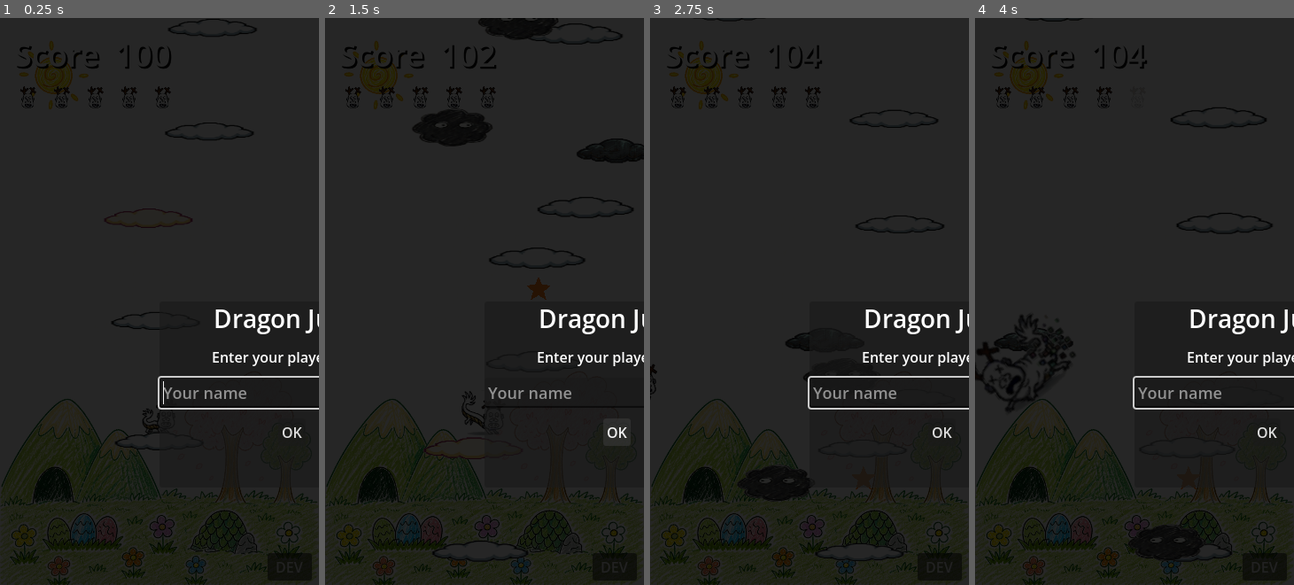
Above: before the commit, frames 1-4 (left to right).
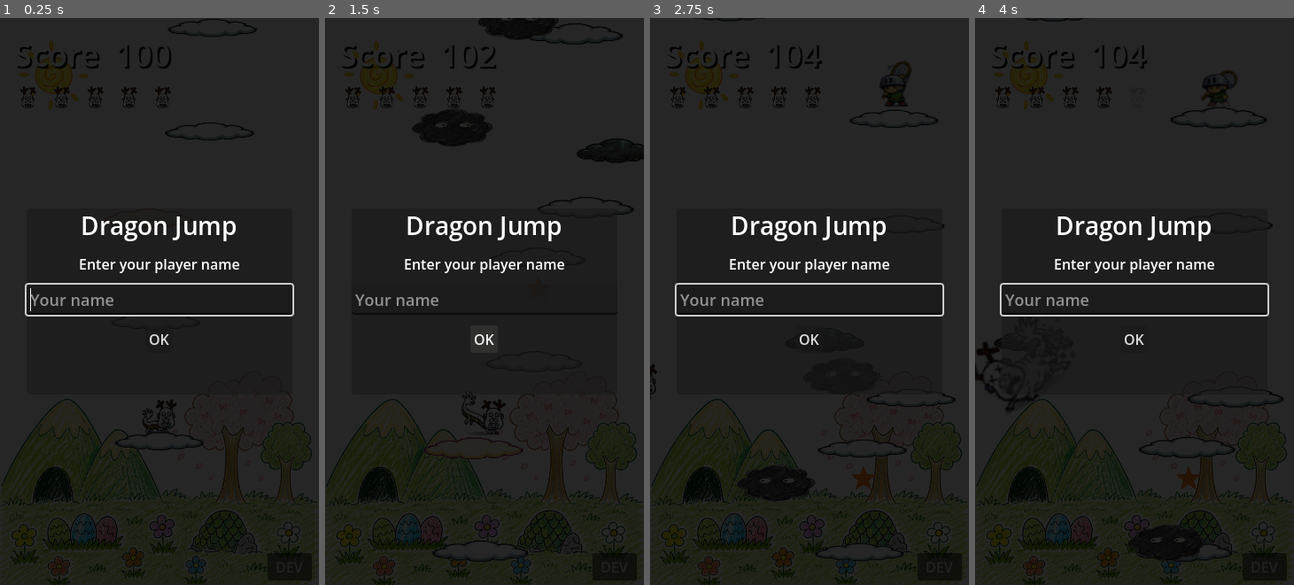
Above: after the commit, the same moments.

Repository: leo70623/Dragon_jump
Game: Godot game, scene res://main.tscn
The game is run twice, just before and just after one commit, with the same random seed, the same clock (stepped at 60 frames per second) and the same inputs. This scene is started directly instead of the project's main scene.
Inputs (mouse positions are in pixels of both pictures, inside the frame that each line leads up to):
- Up to frame 1 (0.25 s): no input
- Up to frame 2 (1.5 s): click "OK" at 0.5 s; click "OK" at 1.25 s
- Up to frame 3 (2.75 s): move the mouse to (879, 273) at 2.02 s; hold Right (ui_right) from 2.03 s (still down); click (879, 273) at 2.17 s
- Up to frame 4 (4 s): release Right (ui_right) at 2.75 s; drag from (1070, 329) to (1185, 550) at 2.77 s; move the mouse to (1166, 176) at 3.52 s; hold Left (ui_left) from 3.53 s (still down)

The runs differ from the first frame. In frame 1, 3.5% of the frame differs, in the area x 7-100%, y 35-75%; in frame 2, 2.8%; in frame 3, 3.8%, in the area x 7-100%, y 7-75%; in frame 4, 3.7%.

Commit message:
feat: 敵人圖片修復、踩踏動畫、掃光shader、排行榜修復
Co-Authored-By: Claude Sonnet 4.6 <noreply@anthropic.com>

Diff:
--- /dev/null
+++ b/assets/enemies/enemy_sweep.gdshader
@@ -0,0 +1,9 @@
+shader_type canvas_item;
+void fragment() {
+	vec4 col = texture(TEXTURE, UV);
+	float diagonal = UV.x + UV.y;
+	float sweep = pow(max(0.0, sin(diagonal * 3.14159 - TIME * 2.0)), 16.0);
+	float mask = col.a;
+	col.rgb += vec3(sweep * 0.8 * mask);
+	COLOR = col;
+}
--- a/enemy.gd
+++ b/enemy.gd
@@ -4,6 +4,7 @@
 signal hit_player
 
 var cloud_ref: Node2D = null
+var cloud_ref_half_h: float = 4.0
 var speed: float = 0.0
 var direction: float = 1.0
 var _dead: bool = false
@@ -15,6 +16,10 @@
 func _physics_process(delta: float) -> void:
 	if _dead or not is_instance_valid(cloud_ref):
 		return
+	if is_instance_valid(cloud_ref):
+		var cloud_half_h: float = 50.0 if cloud_ref.get("platform_type") == 3 else 4.0
+		print("[ENEMY Y] platform_type=%d  cloud_half_h=%f" % [cloud_ref.get("platform_type"), cloud_half_h])
+		global_position.y = cloud_ref.global_position.y - cloud_half_h - 32.0
 	if speed > 0.0:
 		position.x += speed * direction * delta
 		$AnimatedSprite2D.flip_h = direction < 0.0
@@ -28,6 +33,8 @@
 func die() -> void:
 	if _dead:
 		return
+	print("[DIE] 開始播放 hit 動畫，sprite_frames=%s" % str($AnimatedSprite2D.sprite_frames != null))
+	print("[DIE] 動畫列表：", $AnimatedSprite2D.sprite_frames.get_animation_names())
 	_dead = true
 	speed = 0.0
 	stomped.emit()
--- a/enemy.tscn
+++ b/enemy.tscn
@@ -3,22 +3,23 @@
 [ext_resource type="Script" path="res://enemy.gd" id="1_enemy"]
 [ext_resource type="Texture2D" path="res://assets/enemies/enemy_01.png" id="2_tex"]
 [ext_resource type="Texture2D" path="res://assets/enemies/enemy_hit.png" id="3_hit"]
+[ext_resource type="Shader" path="res://assets/enemies/enemy_sweep.gdshader" id="4_shader"]
 
 [sub_resource type="AtlasTexture" id="AT_0"]
 atlas = ExtResource("2_tex")
-region = Rect2(0, 0, 128, 128)
+region = Rect2(0, 0, 64, 64)
 
 [sub_resource type="AtlasTexture" id="AT_1"]
 atlas = ExtResource("2_tex")
-region = Rect2(128, 0, 128, 128)
+region = Rect2(64, 0, 64, 64)
 
 [sub_resource type="AtlasTexture" id="AT_2"]
 atlas = ExtResource("2_tex")
-region = Rect2(256, 0, 128, 128)
+region = Rect2(128, 0, 64, 64)
 
 [sub_resource type="AtlasTexture" id="AT_3"]
 atlas = ExtResource("2_tex")
-region = Rect2(384, 0, 128, 128)
+region = Rect2(192, 0, 64, 64)
 
 [sub_resource type="AtlasTexture" id="AT_4"]
 atlas = ExtResource("3_hit")
@@ -66,6 +67,9 @@
 "speed": 12.0
 }]
 
+[sub_resource type="ShaderMaterial" id="ShaderMat_1"]
+shader = ExtResource("4_shader")
+
 [sub_resource type="RectangleShape2D" id="RS_1"]
 size = Vector2(20, 20)
 
@@ -75,7 +79,8 @@
 script = ExtResource("1_enemy")
 
 [node name="AnimatedSprite2D" type="AnimatedSprite2D" parent="."]
-scale = Vector2(0.5, 0.5)
+scale = Vector2(1.0, 1.0)
+material = SubResource("ShaderMat_1")
 sprite_frames = SubResource("SF_1")
 
 [node name="CollisionShape2D" type="CollisionShape2D" parent="."]
--- a/item.gd
+++ b/item.gd
@@ -31,6 +31,10 @@
 		polygon.append(center + Vector2(cos(angle), sin(angle)) * r)
 	draw_polygon(polygon, PackedColorArray([color]))
 
+func _process(_delta: float) -> void:
+	if item_type == Type.EXTRA_LIFE:
+		modulate = Color(1.0, 1.0, 0.5 + sin(Time.get_ticks_msec() * 0.005) * 0.5, 1.0)
+
 func _on_body_entered(body: Node) -> void:
 	if _already_collected:
 		return
--- a/leaderboard.gd
+++ b/leaderboard.gd
@@ -131,8 +131,8 @@
 	var panel := PanelContainer.new()
 	panel.custom_minimum_size = Vector2(300, 210)
 	panel.set_anchors_preset(Control.PRESET_CENTER)
-	panel.grow_horizontal = Control.GROW_DIRECTION_END
-	panel.grow_vertical = Control.GROW_DIRECTION_END
+	panel.grow_horizontal = Control.GROW_DIRECTION_BOTH
+	panel.grow_vertical = Control.GROW_DIRECTION_BOTH
 	_name_dialog.add_child(panel)
 
 	var vbox := VBoxContainer.new()
@@ -195,8 +195,8 @@
 	_lb_panel = PanelContainer.new()
 	_lb_panel.custom_minimum_size = Vector2(320, 530)
 	_lb_panel.set_anchors_preset(Control.PRESET_CENTER)
-	_lb_panel.grow_horizontal = Control.GROW_DIRECTION_END
-	_lb_panel.grow_vertical = Control.GROW_DIRECTION_END
+	_lb_panel.grow_horizontal = Control.GROW_DIRECTION_BOTH
+	_lb_panel.grow_vertical = Control.GROW_DIRECTION_BOTH
 	_lb_overlay.add_child(_lb_panel)
 
 	var vbox := VBoxContainer.new()
--- a/main.gd
+++ b/main.gd
@@ -436,6 +436,9 @@
 func _try_spawn_enemy(p: Node2D, ptype: int) -> void:
 	if ptype != Platform.Type.NORMAL and ptype != Platform.Type.BRICK:
 		return
+	if p.speed != 0.0:
+		return
+	print("[ENEMY SPAWN] platform speed=%f" % p.speed)
 	_eligible_since_last_enemy += 1
 	var threshold := 2 if DEV_ENEMY_TEST else _get_enemy_threshold()
 	if _eligible_since_last_enemy < threshold:
@@ -447,11 +450,12 @@
 	var spd := 100.0 if score >= 400 else 60.0
 	var e := ENEMY_SCENE.instantiate()
 	e.cloud_ref = p
+	e.cloud_ref_half_h = Platform.BRICK_H * 0.5 if ptype == Platform.Type.BRICK else Platform.CLOUD_H * 0.5
 	e.speed = spd if moving else 0.0
 	e.direction = 1.0 if randf() > 0.5 else -1.0
-	var cloud_half_h := Platform.BRICK_H * 0.5 if ptype == Platform.Type.BRICK else 4.0
+	var cloud_half_h: float = e.cloud_ref_half_h
 	_enemies_node.add_child(e)
-	e.global_position = Vector2(p.global_position.x, p.global_position.y - cloud_half_h - 10.0)
+	e.global_position = Vector2(p.global_position.x, p.global_position.y - cloud_half_h - 32.0)
 	e.stomped.connect(_on_enemy_stomped)
 	e.hit_player.connect(_on_player_damaged)
 
Binary file changed: assets/enemies/enemy_01.png
Binary file changed: assets/enemies/enemy_hit.png
Not shown, added: assets/enemies/enemy_hit.png.import
Not shown, added: assets/enemies/enemy_sweep.gdshader.uid
Not shown, changed: README.md
